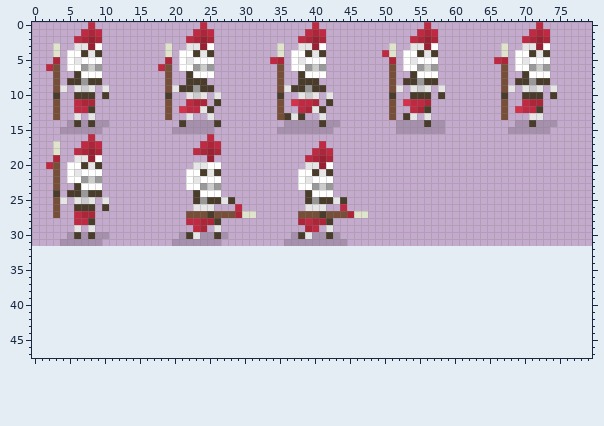
One commit to this sprite sheet: Assets/Sprites/cannibal.png. The picture above was drawn from the file before the commit.
The file is 80x32 pixels. Colours within 5 levels of each other are drawn and written as one. The old version is drawn lined up with the new one, on the new canvas.
The result:
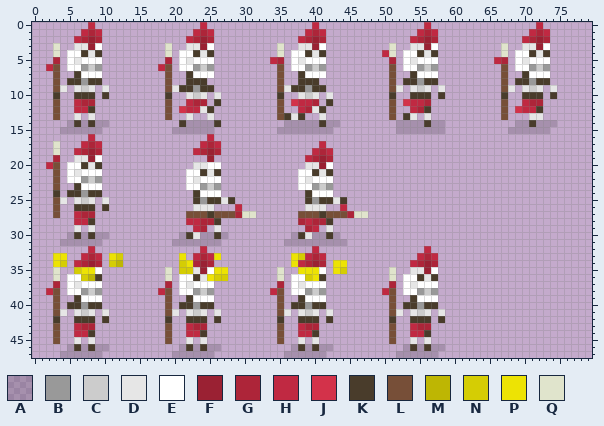
Palette (. is transparent): A #00000027  B #999999  C #cccccc  D #e6e6e6  E #ffffff  F #9a2133  G #ad2539  H #c02942  J #d3324a  K #493c2b  L #774f38  M #beb603  N #d5cd04  P #ede304  Q #e0e4cc
What changed:
canvas 80x32 -> 80x48
Colour A now appears in row 46 at x 5, 7, 9 to 10, 21, 23, 25 to 26, 37, 39, 41 to 42, 53, 55 and 57 to 58; in row 47 at x 4 to 9, 20 to 25, 36 to 41 and 52 to 57.
Colour B now appears in row 38 at x 7, 9, 23, 25, 39, 41, 55 and 57; in row 40 at x 7, 23, 39 and 55.
Colour C now appears in row 38 at x 8, 24, 40 and 56; in row 41 at x 7, 23, 39 and 55.
Colour D now appears in row 35 at x 23 and 54 to 55; in row 36 at x 24 and 56; in row 37 at x 6, 22, 38 and 54; in row 41 at x 4, 6, 8, 10, 20, 22, 24, 26, 36, 38, 40, 42, 52, 54, 56 and 58; in row 45 at x 6, 8, 22, 24, 38, 40, 54 and 56.
Colour E now appears in row 35 at x 9, 25, 41 and 57; in row 36 at x 5 to 6, 21 to 22, 37 to 38 and 53 to 54; in row 37 at x 5, 7 to 9, 21, 23 to 25, 37, 39 to 41, 53 and 55 to 57; in row 38 at x 5 to 6, 21 to 22, 37 to 38 and 53 to 54; in row 39 at x 7 to 9, 23 to 25, 39 to 41 and 55 to 57.
Colour F now appears in row 34 at x 8, 24, 40 and 56; in row 35 at x 24 and 56.
Colour G now appears in row 33 at x 8, 24, 40 and 56; in row 34 at x 7, 9, 23, 25, 39, 41, 55 and 57; in row 37 at x 3, 19, 35 and 51; in row 43 at x 7 to 8, 23 to 24, 39 to 40 and 55 to 56.
Colour H now appears in row 32 at x 8, 24, 40 and 56; in row 33 at x 7, 9, 23, 25, 39, 41, 55 and 57; in row 34 at x 6, 38 and 54; in row 38 at x 2, 18, 34 and 50; in row 43 at x 6, 22, 38 and 54; in row 44 at x 6 to 7, 22 to 23, 38 to 39 and 54 to 55.
Colour K now appears in row 36 at x 9, 23, 41, 55 and 57; in row 39 at x 6, 22, 38 and 54; in row 40 at x 5 to 6, 8 to 9, 21 to 22, 24 to 25, 37 to 38, 40 to 41, 53 to 54 and 56 to 57; in row 42 at x 3, 6 to 8, 10, 19, 22 to 24, 26, 35, 38 to 40, 42, 51, 54 to 56 and 58; in row 44 at x 8, 24, 40 and 56; in row 46 at x 6, 8, 22, 24, 38, 40, 54 and 56.
Colour L now appears in rows 38 to 41 at x 3, 19, 35 and 51; in rows 43 to 45 at x 3, 19, 35 and 51.
Colour M now appears in row 34 at x 12; in row 36 at x 8.
Colour N now appears in row 33 at x 12 and 38; in row 34 at x 4, 11 and 21; in row 35 at x 6, 21 to 22 and 44; in row 36 at x 7, 26 to 27 and 39.
Colour P now appears in row 33 at x 3 to 4, 11, 21, 26 and 37; in row 34 at x 3, 22, 37 and 43 to 44; in row 35 at x 7 to 8, 26 to 27, 38 to 40 and 43; in row 36 at x 25 and 40.
Colour Q now appears in rows 35 to 36 at x 3, 19, 35 and 51.
Pixel boxes of the changes (left, top, right, bottom) in both pictures:
added: (46, 246, 123, 358)
added: (158, 246, 228, 358)
added: (270, 246, 347, 358)
added: (382, 246, 445, 358)
